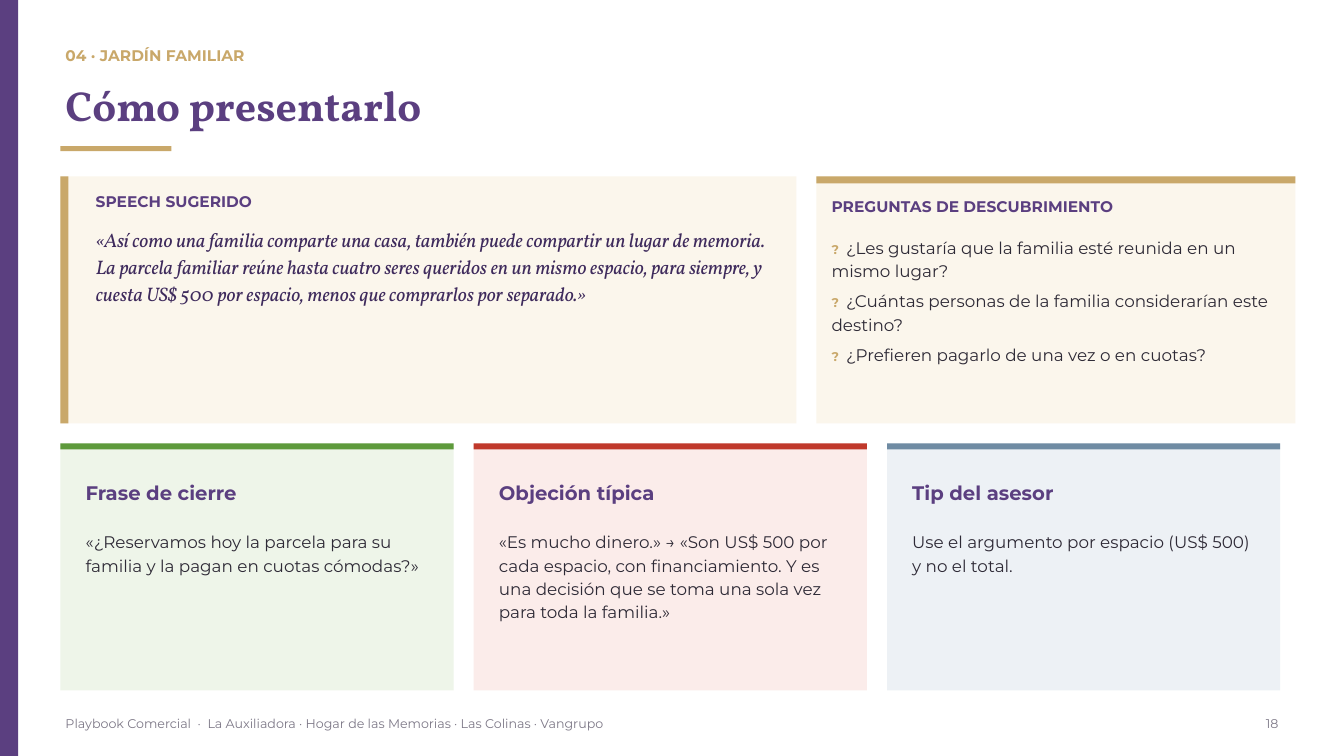
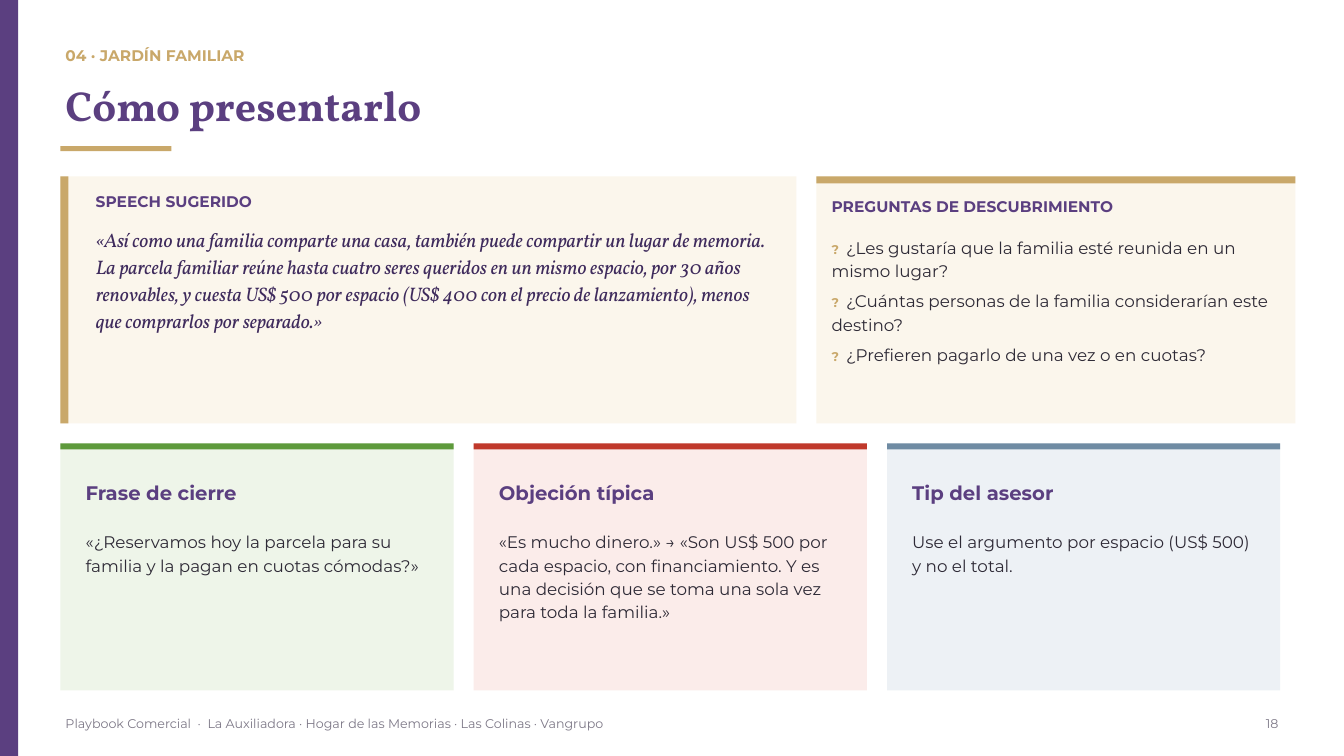
Before and after one commit to os267/teste, a slide deck: slide 18 of playbook/salida/Playbook_Comercial_Cremacion_Vangrupo.pptx. Drawn at 1344x756 pixels with LibreOffice and Linux fonts; fonts in the diff are those of the drawing. Boxes give left, top, right and bottom in pixels: in the first picture for what was removed or moved away, otherwise in the second. Text is boxed around its words. In the diff, an @@ line names an element or a change of style, - is before the commit and + after.

```diff
--- a/playbook/salida/Playbook_Comercial_Cremacion_Vangrupo.pptx
+++ b/playbook/salida/Playbook_Comercial_Cremacion_Vangrupo.pptx
@@ text at <box>96,233,765,333</box>: text changed @@
-«Así como una familia comparte una casa, también puede compartir un lugar de memoria. La parcela familiar reúne hasta cuatro seres queridos en un mismo espacio, para siempre, y cuesta US$ 500 por espacio, menos que comprarlos por separado.»
+«Así como una familia comparte una casa, también puede compartir un lugar de memoria. La parcela familiar reúne hasta cuatro seres queridos en un mismo espacio, por 30 años renovables, y cuesta US$ 500 por espacio (US$ 400 con el precio de lanzamiento), menos que comprarlos por separado.»
```
Also in this commit, not shown: 16 other slides changed, 12 other files.
